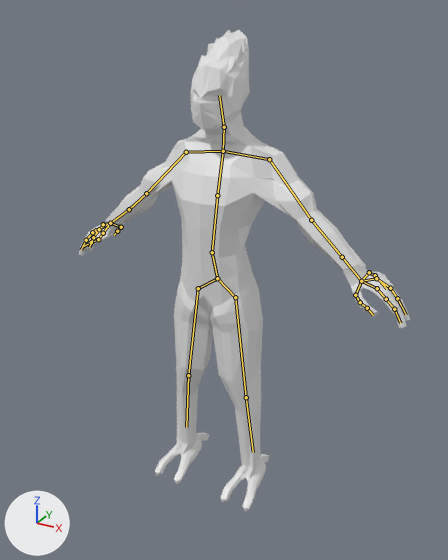
The Blender file Models/alien.blend: old version first, new version second.
Camera for both pictures: a 50 mm lens placed at (1.72, -3.1, 3.02), pointed at (0.16, -0.27, 1.6). Lighting does not change. The marker at lower left points along +X, +Y and +Z. The bones that bend it are drawn over the model as lines.

Names of what the first picture shows: 'body'.
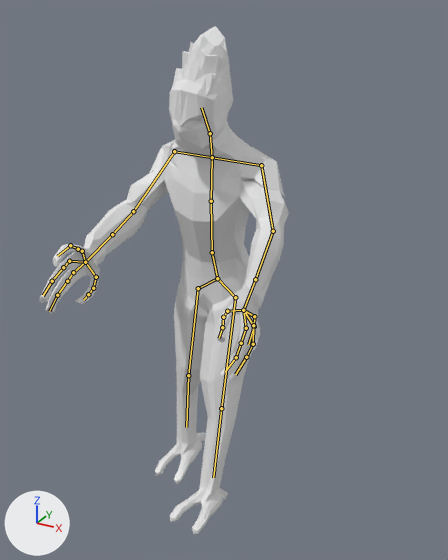
The newer file adds an action. The first version stands in its rest pose; the second is drawn at frame 20 of the action 'Walk_left'.

Patch to the scene script:
```diff
--- a/Models/alien.blend.py
+++ b/Models/alien.blend.py
@@ bone_bone_005 @@
 bone_bone_005 = bpy.data.objects['Armature'].pose.bones['Bone.005']  # child of 'Bone.004'
-bone_bone_005.rotation_quaternion = (1.0, 0.0, 0.0, 0.0)  # degrees (0, 0, 0)
+bone_bone_005.rotation_quaternion = (0.984, -0.026, 0.002, 0.175)  # degrees (-3, 1, 20)
@@ bone_bone_014 @@
 bone_bone_014 = bpy.data.objects['Armature'].pose.bones['Bone.014']  # child of 'Bone.013'
-bone_bone_014.rotation_quaternion = (1.0, 0.0, 0.0, 0.0)  # degrees (0, 0, 0)
+bone_bone_014.rotation_quaternion = (0.9, -0.235, 0.175, 0.323)  # degrees (-21, 28, 34)
@@ bone_bone_015 @@
 bone_bone_015 = bpy.data.objects['Armature'].pose.bones['Bone.015']  # child of 'Bone.014'
-bone_bone_015.rotation_quaternion = (1.0, 0.0, 0.0, 0.0)  # degrees (0, 0, 0)
+bone_bone_015.rotation_quaternion = (0.945, -0.252, 0.131, -0.161)  # degrees (-32, 10, -22)
@@ bone_bone_033 @@
 bone_bone_033 = bpy.data.objects['Armature'].pose.bones['Bone.033']  # child of 'Bone.032'
-bone_bone_033.rotation_quaternion = (1.0, 0.0, 0.0, 0.0)  # degrees (0, 0, 0)
+bone_bone_033.rotation_quaternion = (0.9, 0.265, -0.177, 0.296)  # degrees (25, -28, 30)
@@ bone_bone_034 @@
 bone_bone_034 = bpy.data.objects['Armature'].pose.bones['Bone.034']  # child of 'Bone.033'
-bone_bone_034.rotation_quaternion = (1.0, 0.0, 0.0, 0.0)  # degrees (0, 0, 0)
+bone_bone_034.rotation_quaternion = (0.918, 0.252, -0.176, 0.252)  # degrees (25, -27, 25)
@@ bone_bone_009 @@
 bone_bone_009 = bpy.data.objects['Armature'].pose.bones['Bone.009']  # child of 'Bone.008'
-bone_bone_009.rotation_quaternion = (1.0, 0.0, 0.0, 0.0)  # degrees (0, 0, 0)
+bone_bone_009.rotation_quaternion = (0.985, -0.006, -0.003, -0.17)  # degrees (-1, 0, -20)
```

Boxes (x1, y1, x2, y2) around the edits, measured in the pictures (448 x 560 px):
'body', posed (24% narrower)
    before: (79, 30, 410, 511)
    after: (39, 26, 289, 534)
bone 'Bone.005', root to tip
    before: (212, 252) to (217, 195)
    after: (212, 252) to (211, 201)
bone 'Bone.014', root to tip
    before: (269, 159) to (311, 220)
    after: (261, 165) to (273, 231)
bone 'Bone.015', root to tip
    before: (311, 220) to (342, 257)
    after: (273, 231) to (255, 279)
bone 'Bone.033', root to tip
    before: (186, 152) to (146, 193)
    after: (174, 151) to (133, 211)
bone 'Bone.034', root to tip
    before: (146, 193) to (129, 209)
    after: (133, 211) to (112, 234)
bone 'Bone.009', root to tip
    before: (235, 297) to (246, 397)
    after: (235, 297) to (221, 408)
